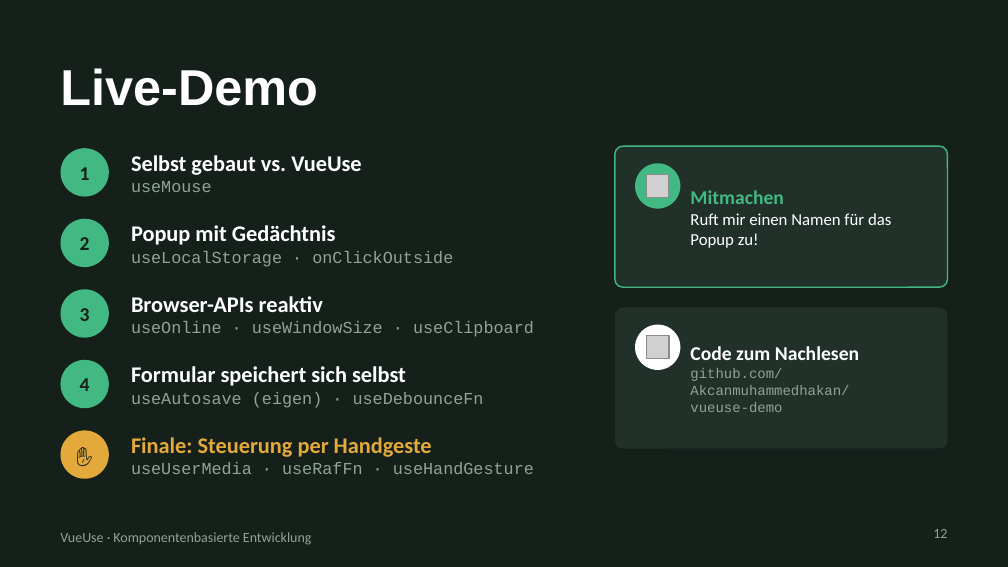
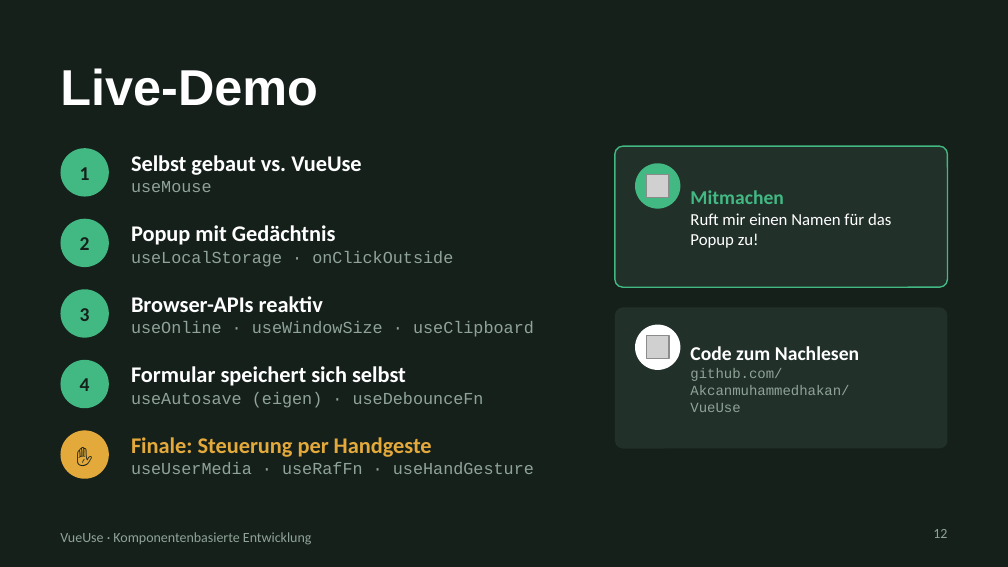
Before and after one commit to Akcanmuhammedhakan/VueUse, a slide deck: slide 12 of praesentation/VueUse_Akcan.pptx. Drawn at 1008x567 pixels with LibreOffice and Linux fonts; fonts in the diff are those of the drawing; grey boxes stand for pictures. Boxes give left, top, right and bottom in pixels: in the first picture for what was removed or moved away, otherwise in the second. Text is boxed around its words. In the diff, an @@ line names an element or a change of style, - is before the commit and + after.

```diff
--- a/praesentation/VueUse_Akcan.pptx
+++ b/praesentation/VueUse_Akcan.pptx
@@ text at (690,403,740,412): text changed @@
-vueuse-demo
+VueUse
```
Also in this commit, not shown: 3 other slides changed, 1 other file.
